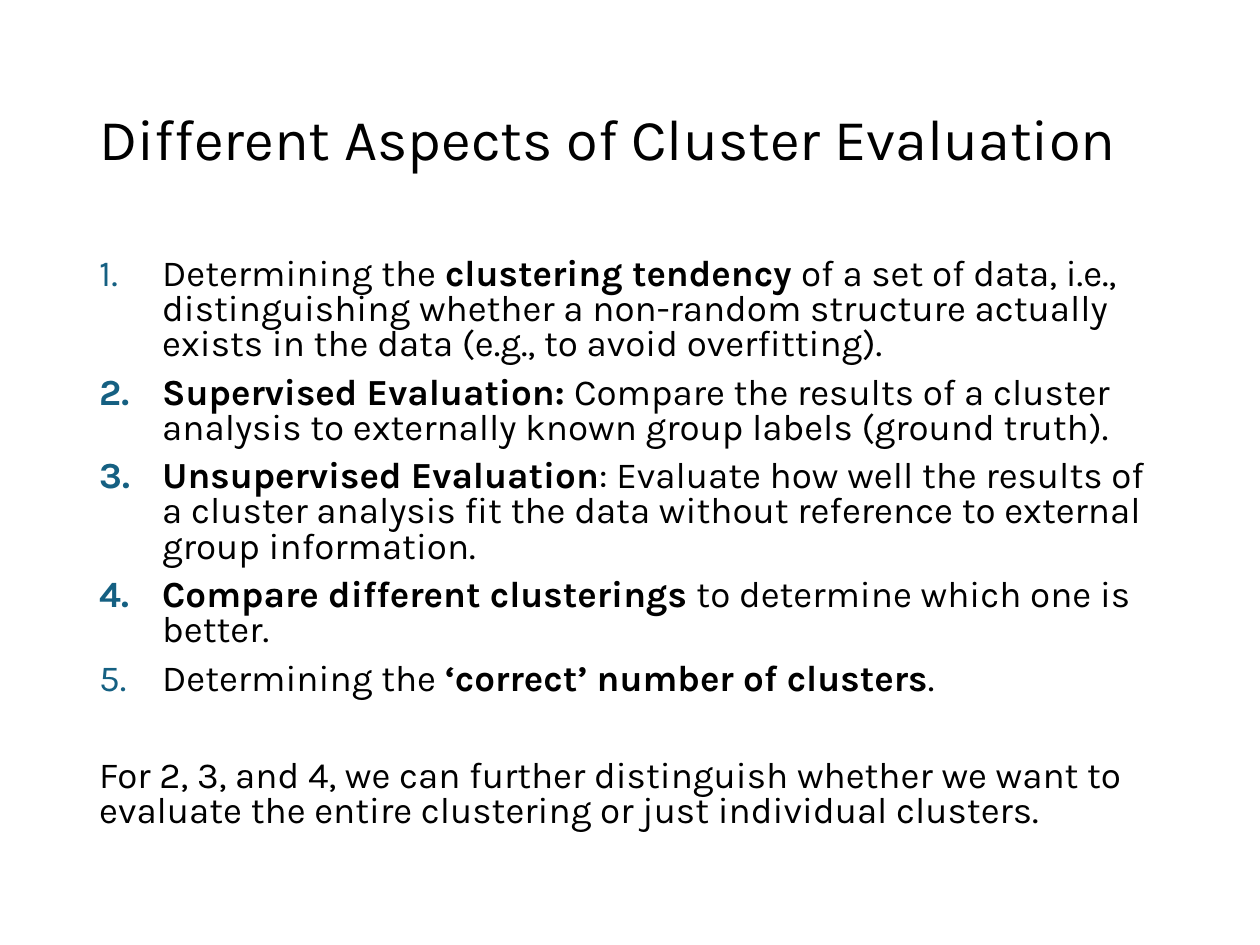
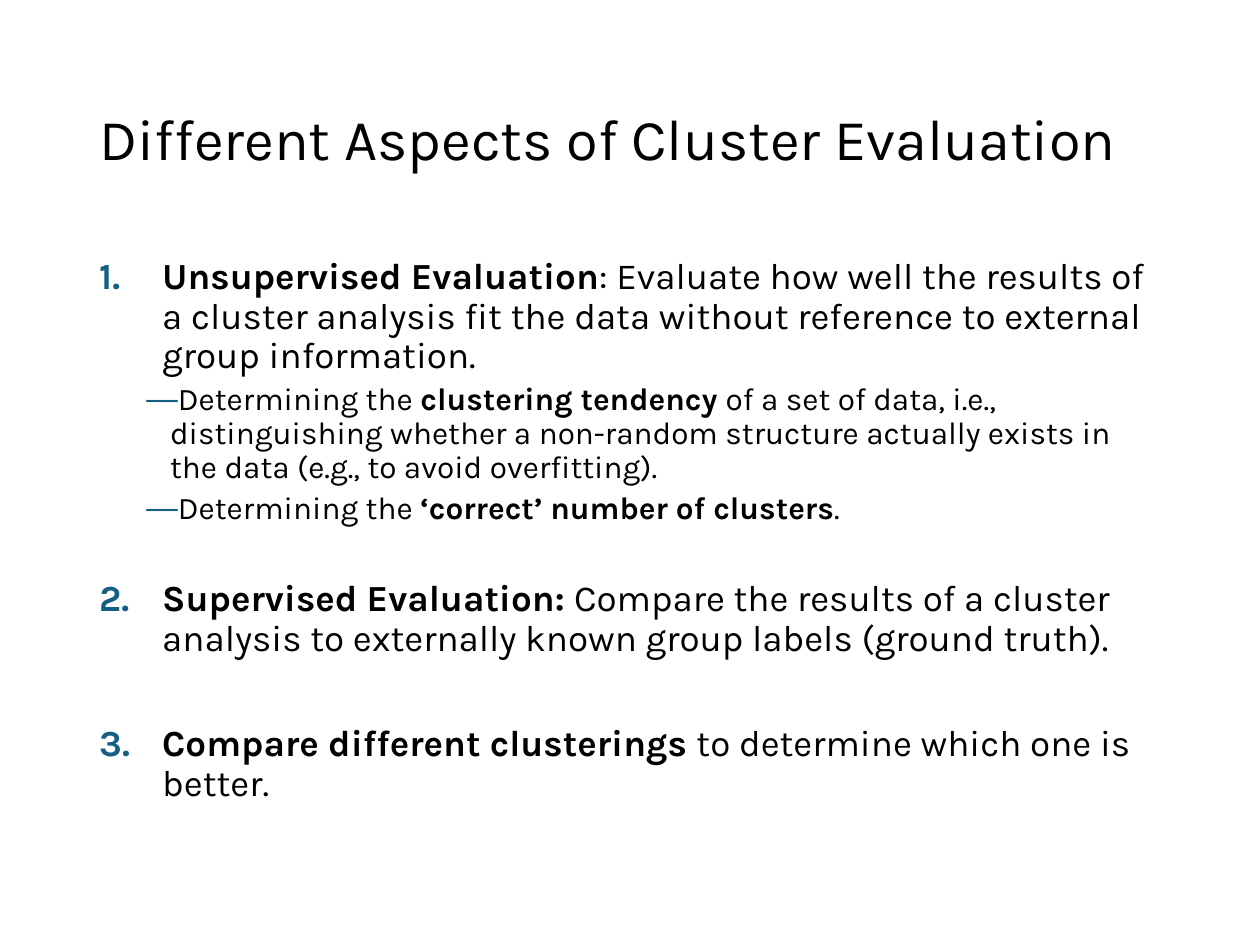
Before and after one commit to mhahsler/Introduction_to_Data_Mining_R_Examples, a slide deck: slide 72 of slides/chap7_basic_cluster_analysis.pptx. Drawn at 1260x945 pixels with LibreOffice and Linux fonts; fonts in the diff are those of the drawing. Boxes give left, top, right and bottom in pixels: in the first picture for what was removed or moved away, otherwise in the second. Text is boxed around its words. In the diff, an @@ line names an element or a change of style, - is before the commit and + after.

```diff
--- a/slides/chap7_basic_cluster_analysis.pptx
+++ b/slides/chap7_basic_cluster_analysis.pptx
@@ text at (x1=162, y1=263, x2=1144, y2=377): paragraph added @@
+1. Unsupervised Evaluation: Evaluate how well the results of a cluster analysis fit the data without reference to external group information.
@@ text at (x1=162, y1=387, x2=1130, y2=797): size 21 to 18 pt in "Determining the clustering tendency of a set ..."; bullet 1. to —; list level 1 to 2 in "Determining the clustering tendency of ..."; line spacing 0.8 to 0.9 @@
@@ text at (x1=162, y1=462, x2=1144, y2=568): paragraph removed @@
-3. Unsupervised Evaluation: Evaluate how well the results of a cluster analysis fit the data without reference to external group information.
@@ text at (x1=178, y1=497, x2=840, y2=527): paragraph added @@
+  — Determining the ‘correct’ number of clusters.
@@ text at (x1=99, y1=665, x2=1121, y2=832): paragraphs removed @@
-5. Determining the ‘correct’ number of clusters.
-For 2, 3, and 4, we can further distinguish whether we want to evaluate the entire clustering or just individual clusters.
```
Also in this commit, not shown: 16 other slides changed, 2 slides added, 1 other file.
